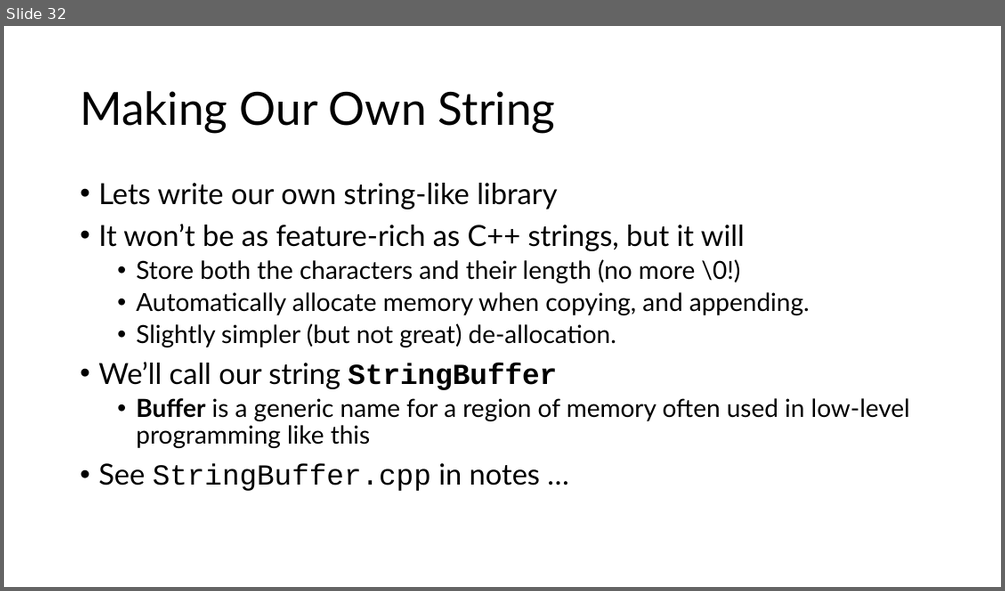
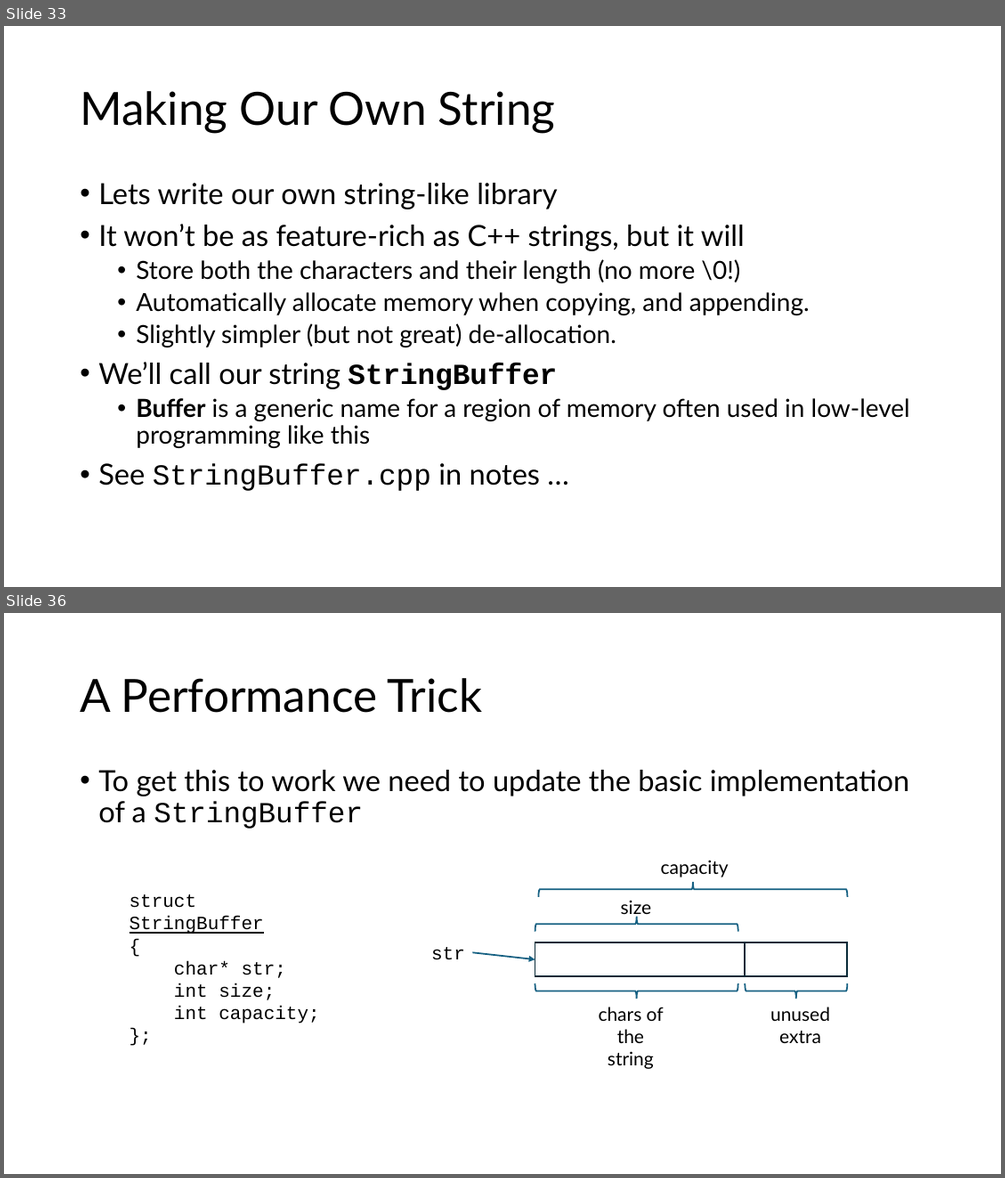
Before and after one commit to tjd1234/cmpt125spring2026, a slide deck: notes/week4/week4.pptx. Shown one above the other, each under a label of ours: slide 32 before the commit, slides 33 and 36 after it; the slides between them are not shown. The pictures are 1005x591 and 1005x1178 pixels, drawn with LibreOffice and Linux fonts; fonts in the diff are those of the drawing. Boxes give left, top, right and bottom in pixels: in the first picture for what was removed or moved away, otherwise in the second. Text is boxed around its words. In the diff, an @@ line names an element or a change of style, - is before the commit and + after.

```diff
--- a/notes/week4/week4.pptx
+++ b/notes/week4/week4.pptx
@@ slide 36 added at box(4, 613, 1001, 1174), background #FFFFFF @@
@@ title added at box(80, 678, 482, 713), 44 pt, text #000000 @@
+A Performance Trick
@@ text added at box(98, 770, 909, 828), 28 pt, text #000000 @@
+• To get this to work we need to update the basic implementation of a StringBuffer
@@ text added at box(661, 860, 728, 877), 18 pt, text #000000 @@
+capacity
@@ text added at box(129, 894, 319, 1023), 18 pt, text #000000 @@
+struct StringBuffer
+{
+char* str;
+int size;
+int capacity;
+};
@@ left brace added at box(538, 882, 847, 897), outline #156082 1.5 pt @@
@@ text added at box(621, 900, 651, 917), 18 pt, text #000000 @@
+size
@@ left brace added at box(535, 916, 738, 932), outline #156082 1.5 pt @@
@@ text added at box(431, 947, 465, 960), 18 pt, text #000000 @@
+str
@@ arrow added from (473, 952) to (535, 959), #156082 1.5 pt @@
@@ rectangle added at box(535, 943, 745, 976), outline #092A39 1.5 pt @@
@@ rectangle added at box(745, 943, 848, 976), outline #092A39 1.5 pt @@
@@ left brace added at box(535, 984, 738, 999), outline #156082 1.5 pt @@
@@ left brace added at box(744, 983, 847, 998), outline #156082 1.5 pt @@
@@ text added at box(599, 1006, 663, 1069), 18 pt, text #000000 @@
+chars of the
+string
@@ text added at box(770, 1006, 830, 1043), 18 pt, text #000000 @@
+unused
+extra
@@ what was slide 32 is now slide 33 @@
```
Also in this commit, not shown: 15 slides changed, 8 other slides added, 8 other files.
